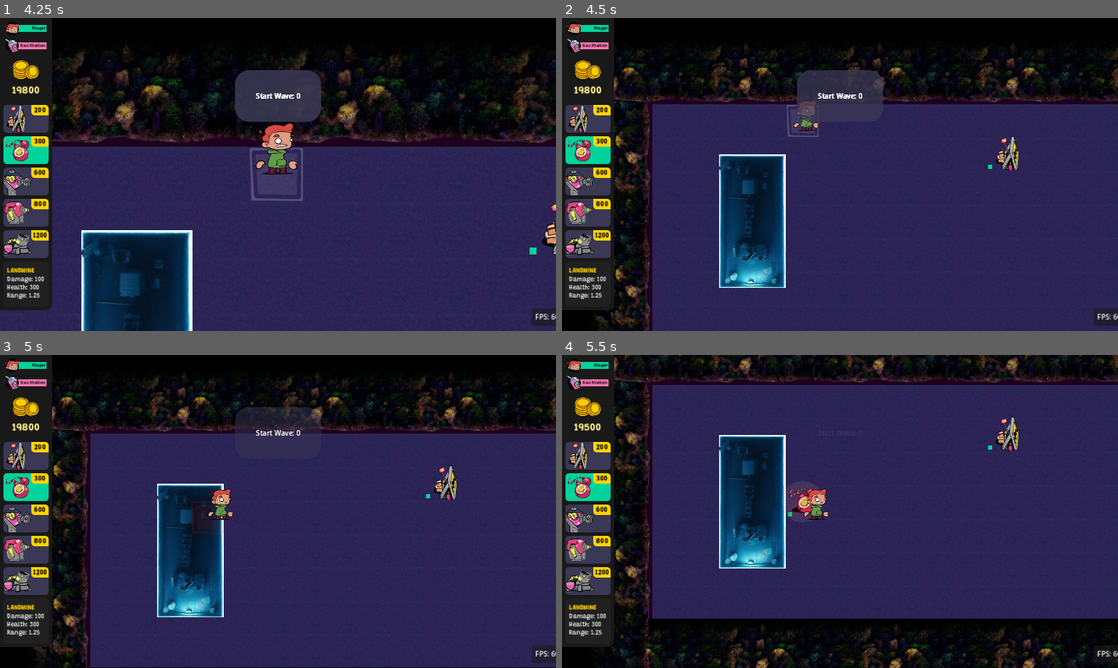
Above: before the commit, frames 1-4 (two rows, left to right).
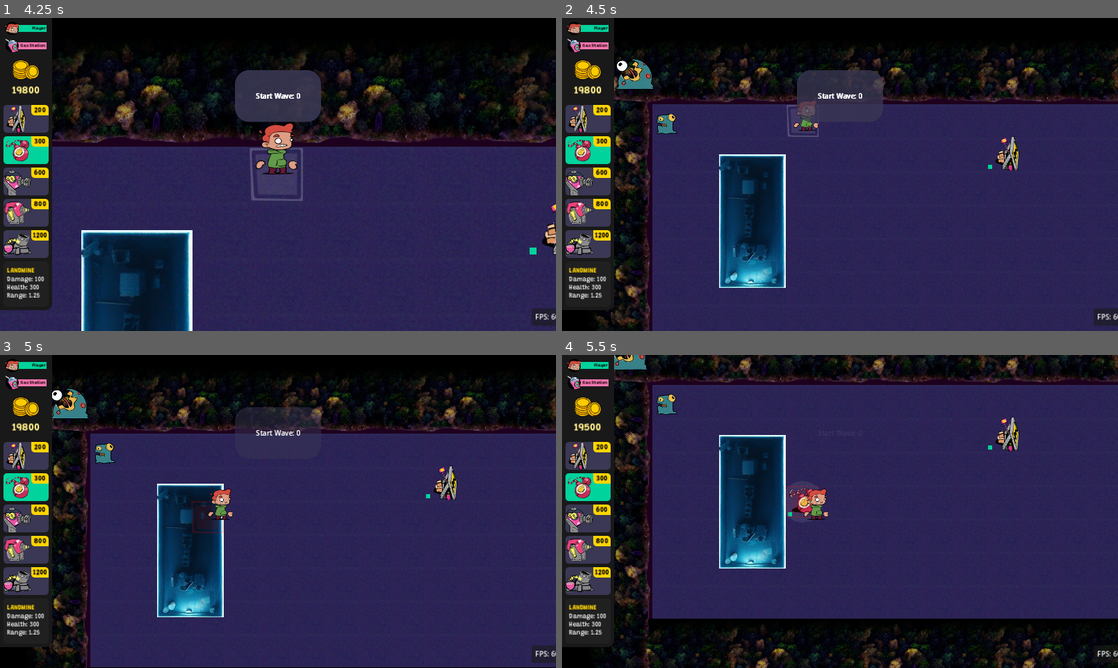
Above: after the commit, the same moments.

Repository: Slushie-Defense/Slushie
Game: Godot game, scene res://UserInterface/SplashScreen/SplashScreen.tscn
Two runs of this game, one before a commit and one after it. Both use one fixed random seed, a clock stepped at 60 frames per second and the inputs below. Sound files missing from this copy of the repository are replaced by a short silence.
Inputs:
- Up to frame 1 (4.25 s): click "Start" at 0.5 s; tap Enter (StartButton) at 1.25 s; hold Shift (ActionButton) 1.28-2.03 s; hold Up (UpButton) 1.28-2.78 s; tap E (SelectItemButton) at 2.1 s; hold Enter (StartButton) 2.78-3.53 s; hold Left (LeftButton) from 2.78 s (still down); tap = (ZoomIn) at 3.6 s
- Up to frame 2 (4.5 s): release Left (LeftButton) at 4.28 s; hold Down (DownButton) from 4.28 s (still down); hold - (ZoomOut) from 4.28 s (still down)
- Up to frame 3 (5 s): keep holding Down (DownButton); keep holding - (ZoomOut)
- Up to frame 4 (5.5 s): release Down (DownButton) at 5.03 s; release - (ZoomOut) at 5.03 s; hold Right (RightButton) from 5.03 s (still down); tap Shift (ActionButton) at 5.1 s

Frame 1 is identical in both runs. In frame 2, 0.6% of the frame differs, in the area x 9-21%, y 13-38%; in frame 3, 0.6%; in frame 4, 0.4%.

Commit message:
aa

Diff:
--- a/Entities/Managers/WaveManager/WaveManager.gd
+++ b/Entities/Managers/WaveManager/WaveManager.gd
@@ -81,9 +81,9 @@
 	# Recursive loop of spawning enemies
 	if current_enemy_index < current_group_enemy_list.size():
 		# Get current enemy
-		var current_enemy = current_group_enemy_list[current_enemy_index]
+		var current_enemy_type = current_group_enemy_list[current_enemy_index]
 		# Spawn
-		_spawn_enemy(current_enemy)
+		_spawn_enemy(current_enemy_type)
 		# Set the next enemy timer off
 		enemy_spawn_timer.start()
 		# Set to next enemy
@@ -91,8 +91,13 @@
 	else:
 		print("Enemy Group [" + str(current_group_index) + "] End")
 
-func _spawn_enemy(current_enemy):
-	print(str(current_enemy) + " Number : " + str(current_enemy_index))
+func _spawn_enemy(current_enemy_type):
+	var enemy = enemy_scene.instantiate()
+	enemy.enemy_type = current_enemy_type
+	# Portal position
+	add_child(enemy)
+	#enemy.position = active_portals_list
+	print(str(current_enemy_type) + " Number : " + str(current_enemy_index))
 
 
 func _create_randomized_group_enemy_list():
